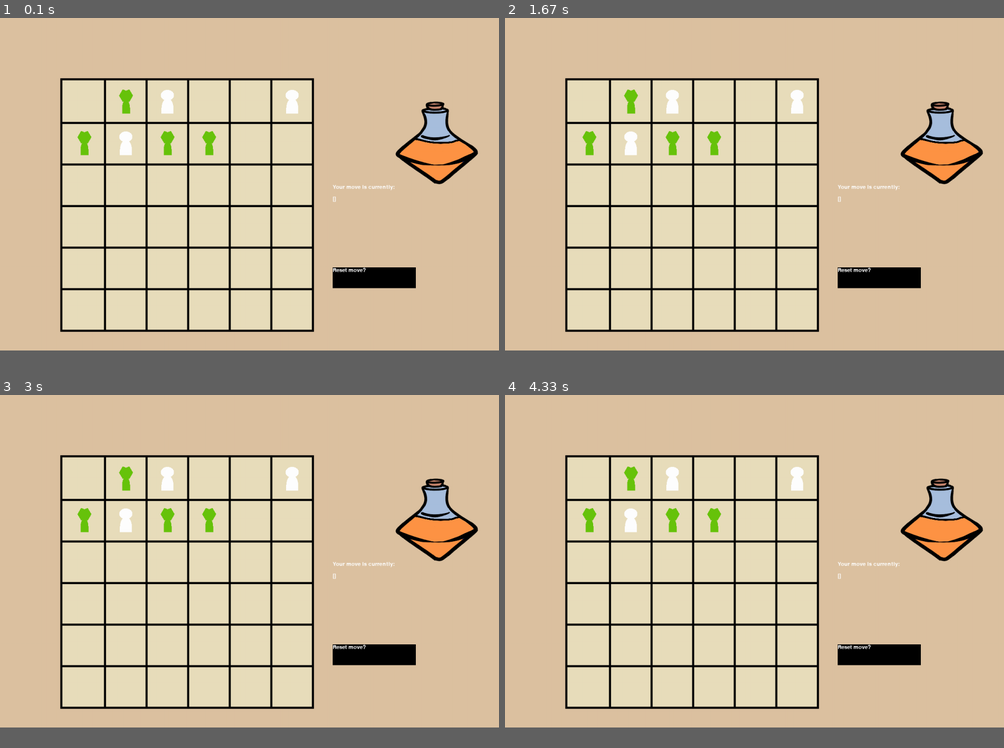
Above: before the commit, frames 1-4 (two rows, left to right).
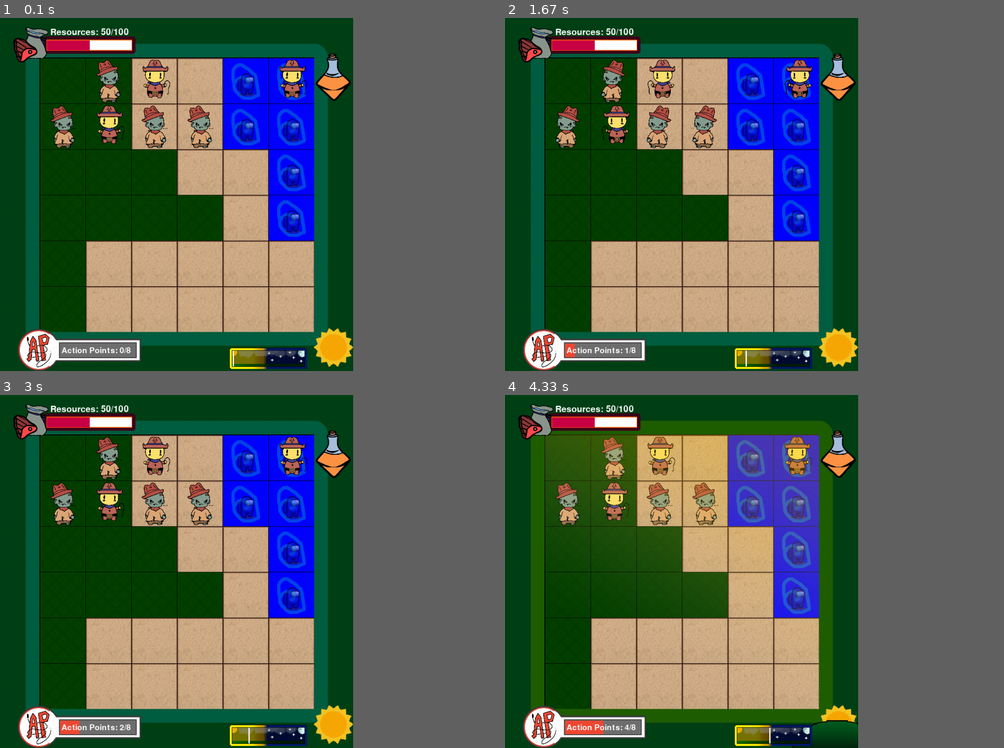
Above: after the commit, the same moments.

Repository: Czedros/Outbreak
Game: pygame game, started from SGAI_MK3/main.py
The game is run twice, just before and just after one commit, with the same random seed, the same clock (stepped at 60 frames per second) and the same inputs.
Inputs (mouse positions are in pixels of both pictures, inside the frame that each line leads up to):
- Up to frame 1 (0.1 s): no input
- Up to frame 2 (1.67 s): press the mouse at (839, 78) at 0.37 s; move the mouse to (704, 176) at 0.47 s; release the mouse at (569, 275) at 0.6 s; click (809, 318) at 0.72 s; click (599, 349) at 1.05 s, where only the run after the commit has a clickable "Action Points: 1/8"; click (839, 78) at 1.38 s
- Up to frame 3 (3 s): click (224, 529) at 1.72 s
- Up to frame 4 (4.33 s): click (604, 606) at 3.05 s; press the mouse at (604, 606) at 3.87 s; move the mouse to (614, 546) at 3.97 s; release the mouse at (624, 483) at 4.1 s; click (794, 638) at 4.22 s
In our replay, the window is 900x600 before the commit and 637x637 after it. These sizes can differ from the game's own. Grey fills any space a smaller window leaves; there, only what the larger window draws over its background counts as a difference.

The runs differ from the first frame. In frame 1, 71% of the frame differs, in the area x 0-96%, y 0-100%; in frame 2, 71%; in frame 3, 71%; in frame 4, 71%.

Commit message:
UI Update
Put my UI into the main game

Diff:
--- a/SGAI_MK3/Dylan.py
+++ b/SGAI_MK3/Dylan.py
@@ -37,72 +37,18 @@
     cellX = int(renderConstants.GRIDRECT.left + constants.LINE_WIDTH + (constants.LINE_WIDTH + renderConstants.CELLSIZE) * x + renderConstants.CELLOFF)
     cellY = int(renderConstants.GRIDRECT.top + constants.LINE_WIDTH + (constants.LINE_WIDTH + renderConstants.CELLSIZE) * y + renderConstants.CELLOFF)
     return (cellX, cellY)
-displayGrid = imageToGrid(r'Assets\\TestGrids\\TestGrid1.png')
+displayGrid = imageToGrid(r'Assets\\TestGrids\\TestGrid2.png')
 start = renderConstants.frame_time
 #######
 pygame.init()
 display_surface = pygame.display.set_mode((renderConstants.SIZE, renderConstants.SIZE))
 ctypes.windll.user32.SetProcessDPIAware()#If you're not using Windows, here's an L -> L :).
 pygame.display.set_caption("Sussy Baka") #Nice name - Hannah
-#######
-day = pygame.transform.scale(pygame.image.load(r'Assets\\UI\\Backgrounds\\SunBackground.png'), (renderConstants.SIZE, renderConstants.SIZE))
-noon = pygame.transform.scale(pygame.image.load(r'Assets\\UI\\Backgrounds\\SunDownBackground.png'), (renderConstants.SIZE, renderConstants.SIZE))
-night = pygame.transform.scale(pygame.image.load(r'Assets\\UI\\Backgrounds\\MoonBackground.png'), (renderConstants.SIZE, renderConstants.SIZE))
-dayProgressBarHeight = renderConstants.SIZE * 0.06
-dayProgress = pygame.image.load(r'Assets\\UI\\DayProgressBar.png')
-dayProgress = pygame.transform.scale(dayProgress, (dayProgress.get_width() / dayProgress.get_height() * dayProgressBarHeight, dayProgressBarHeight))
-dayProgressPos = (renderConstants.SIZE * (1 - 0.13) - dayProgress.get_width(), renderConstants.SIZE * (1 - 0.005) - dayProgress.get_height())
-dayProgressBorderSize = 0.13
-dayProgressBorderSize = (dayProgressBorderSize * dayProgress.get_height() / dayProgress.get_width(), dayProgressBorderSize)
-dayProgressRectWidth = 3
-dayProgressRectBounds = dayProgressBorderSize[0] * dayProgress.get_width()
-dayProgressRectBounds = (dayProgressPos[0] + dayProgressRectBounds + 1, dayProgressPos[0] + dayProgress.get_width() - dayProgressRectBounds - dayProgressRectWidth + 1)
-dayProgressRect = pygame.Rect(dayProgressRectBounds[1], dayProgressPos[1] + dayProgress.get_height() * dayProgressBorderSize[1] + 0.5, dayProgressRectWidth, dayProgress.get_height() * (1 - dayProgressBorderSize[1] * 2) + 0.5)
-#######
-resourceIcon = pygame.transform.scale(pygame.image.load(r'Assets\\UI\\ResourceIcon2.png'), (renderConstants.SIZE * 0.1, renderConstants.SIZE * 0.1))
-resourceBarHeight = resourceIcon.get_height() * 0.5
-resourceBar = pygame.image.load(r'Assets\\UI\\ResourceBar.png')
-resourceBar = pygame.transform.scale(resourceBar, (resourceBarHeight * resourceBar.get_width() / resourceBar.get_height(), resourceBarHeight))
-iconDist = renderConstants.SIZE * renderConstants.GRIDDIST - resourceIcon.get_height() * 0.75
-iconYOff = renderConstants.SIZE * 0.01
-resourceBarPos = (iconDist + resourceIcon.get_width() - renderConstants.SIZE * 0.015, iconDist + resourceIcon.get_height() * 0.75 - resourceBar.get_height() - iconYOff)
-resourceBorderSize = 0.23
-resourceRectBound = resourceBar.get_width() - resourceBar.get_height() * resourceBorderSize * 2 + 2
-resourceBarRect = pygame.Rect(resourceBarPos[0] + resourceBar.get_height() * resourceBorderSize, resourceBarPos[1] + resourceBar.get_height() * resourceBorderSize, resourceRectBound, resourceBar.get_height() * (1 - resourceBorderSize * 2) + 2)
-##
-resourceFont = pygame.font.Font('freesansbold.ttf', int(renderConstants.SIZE / 40))
-resourceText = resourceFont.render('Resources: sus', True, (255, 255, 255))
-resourceTextRect = resourceText.get_rect()
-resourceTextRect.left = resourceBarPos[0] + renderConstants.SIZE * 0.02
-resourceTextRect.top = resourceBarPos[1] - resourceTextRect.height
-#######
-apImageSize = 0.12
-apImage = pygame.image.load(r'Assets\\UI\\testap.png')
-apImage = pygame.transform.scale(apImage, (renderConstants.SIZE * apImageSize * apImage.get_width() / apImage.get_height(), renderConstants.SIZE * apImageSize));
-apImagePos = (renderConstants.SIZE * 0.05, renderConstants.SIZE - apImage.get_height())
-apBorderSize = (0.35, 0.345)
-apBarPos = (apImagePos[0] + apImage.get_width() * apBorderSize[0] - 1, apImagePos[1] + apImage.get_height() * apBorderSize[1] + 1)
-apRectBound = apImage.get_width() * (1 - apBorderSize[0] - 0.033)
-apBarRect = pygame.Rect(apBarPos[0], apBarPos[1], apRectBound, apImage.get_height() * (1 - apBorderSize[1] * 2) + 2)
-apFont = pygame.font.Font('freesansbold.ttf', int(apImage.get_width() / 15))
-apText = apFont.render('Action Points: sus', True, (255, 255, 255))
-apTextRect = apText.get_rect()
-apTextRect.left = apBarRect.left + apImage.get_width() * 0.01
-apTextRect.top  = apBarRect.top + (apBarRect.height - apTextRect.height) / 2
-#######
-healImageSize = 0.1 * renderConstants.SIZE
-healImage = pygame.image.load(r'Assets\\cure2.png')
-healImage = pygame.transform.scale(healImage, (healImageSize, healImageSize * healImage.get_height() / healImage.get_width()))
-healImagePos = (renderConstants.SIZE * (1 - renderConstants.GRIDDIST) + (renderConstants.GRIDDIST * renderConstants.SIZE - healImage.get_width()) / 2, renderConstants.SIZE * 0.1)
-#######
-humanImage = pygame.transform.scale(pygame.image.load(r'Assets\\Human Assets (Hannah Added)\\HumanNormal1.png'), (renderConstants.CELLSIZE, renderConstants.CELLSIZE))
-zombieImage = pygame.transform.scale(pygame.image.load(r'Assets\\Zombie Assets (Hannah Added)\\ZombieRoam1.png'), (renderConstants.CELLSIZE, renderConstants.CELLSIZE))
-#######
 resources = 0
 ap = 0
 turn = 0
 human = [4, 2, Animation(Animations.human.value)]
-zombies = [[12, 3, Animation(Animations.zombie.value)], [7, 11, Animation(Animations.zombie.value)], [3, 6, Animation(Animations.zombie.value   )]]
+zombies = [[3, 4, Animation(Animations.zombie.value)]]
 mainLoop = True
 while mainLoop:
     renderConstants.frame_time = time.process_time()
--- a/SGAI_MK3/PygameFunctions.py
+++ b/SGAI_MK3/PygameFunctions.py
@@ -1,17 +1,113 @@
 from typing import List, Tuple
 import pygame
 from constants import *
+import constants
 from Board import Board
-
-
+import renderConstants
+import ctypes
+import time
+from Cell import Cells
+from PIL import Image
+from Animation import Animations
+from Animation import Animation
+
+
+def imageToGrid(path):
+    im = Image.open(path, 'r').convert('RGB')
+    pix = list(im.getdata())
+    if(im.size[0] != constants.ROWS or im.size[1] != constants.ROWS):
+        raise Exception("Image isn't correct size, must be a " + str(constants.ROWS) + " by " + str(constants.ROWS) + " pixel image")
+    grid = []
+    for i in range(constants.ROWS):
+        grid.append([None] * constants.ROWS)
+    for x in range(constants.ROWS):
+        for y in range(constants.ROWS):
+            pixel = pix[x + y * constants.ROWS]
+            match pixel:
+                case (0, 255, 0):
+                    grid[y][x] = Cells.grass
+                    continue
+                case (255, 255, 0):
+                    grid[y][x] = Cells.sand
+                    continue
+                case (0, 0, 255):
+                    grid[y][x] = Cells.water
+                    continue
+                case _:
+                    grid[y][x] = Cells.nan
+                    continue
+    return grid
+def cellPosition(x, y):
+    cellX = int(renderConstants.GRIDRECT.left + constants.LINE_WIDTH + (constants.LINE_WIDTH + renderConstants.CELLSIZE) * x + renderConstants.CELLOFF)
+    cellY = int(renderConstants.GRIDRECT.top + constants.LINE_WIDTH + (constants.LINE_WIDTH + renderConstants.CELLSIZE) * y + renderConstants.CELLOFF)
+    return (cellX, cellY)
 # Initialize pygame
-screen = pygame.display.set_mode(GAME_WINDOW_DIMENSIONS)
-pygame.display.set_caption("Outbreak!")
-pygame.font.init()
-font = pygame.font.SysFont("Comic Sans", 20)
-screen.fill(BACKGROUND)
-
-
+pygame.init()
+display_surface = pygame.display.set_mode((renderConstants.SIZE, renderConstants.SIZE))
+ctypes.windll.user32.SetProcessDPIAware()#If you're not using Windows, here's an L -> L :).
+pygame.display.set_caption("Sussy Baka") #Nice name - Hannah
+
+# Initialize variables
+displayGrid = imageToGrid(r'Assets\\TestGrids\\TestGrid2.png')
+start = renderConstants.frame_time
+
+#######
+day = pygame.transform.scale(pygame.image.load(r'Assets\\UI\\Backgrounds\\SunBackground.png'), (renderConstants.SIZE, renderConstants.SIZE))
+noon = pygame.transform.scale(pygame.image.load(r'Assets\\UI\\Backgrounds\\SunDownBackground.png'), (renderConstants.SIZE, renderConstants.SIZE))
+night = pygame.transform.scale(pygame.image.load(r'Assets\\UI\\Backgrounds\\MoonBackground.png'), (renderConstants.SIZE, renderConstants.SIZE))
+dayProgressBarHeight = renderConstants.SIZE * 0.06
+dayProgress = pygame.image.load(r'Assets\\UI\\DayProgressBar.png')
+dayProgress = pygame.transform.scale(dayProgress, (dayProgress.get_width() / dayProgress.get_height() * dayProgressBarHeight, dayProgressBarHeight))
+dayProgressPos = (renderConstants.SIZE * (1 - 0.13) - dayProgress.get_width(), renderConstants.SIZE * (1 - 0.005) - dayProgress.get_height())
+dayProgressBorderSize = 0.13
+dayProgressBorderSize = (dayProgressBorderSize * dayProgress.get_height() / dayProgress.get_width(), dayProgressBorderSize)
+dayProgressRectWidth = 3
+dayProgressRectBounds = dayProgressBorderSize[0] * dayProgress.get_width()
+dayProgressRectBounds = (dayProgressPos[0] + dayProgressRectBounds + 1, dayProgressPos[0] + dayProgress.get_width() - dayProgressRectBounds - dayProgressRectWidth + 1)
+dayProgressRect = pygame.Rect(dayProgressRectBounds[1], dayProgressPos[1] + dayProgress.get_height() * dayProgressBorderSize[1] + 0.5, dayProgressRectWidth, dayProgress.get_height() * (1 - dayProgressBorderSize[1] * 2) + 0.5)
+#######
+resourceIcon = pygame.transform.scale(pygame.image.load(r'Assets\\UI\\ResourceIcon2.png'), (renderConstants.SIZE * 0.1, renderConstants.SIZE * 0.1))
+resourceBarHeight = resourceIcon.get_height() * 0.5
+resourceBar = pygame.image.load(r'Assets\\UI\\ResourceBar.png')
+resourceBar = pygame.transform.scale(resourceBar, (resourceBarHeight * resourceBar.get_width() / resourceBar.get_height(), resourceBarHeight))
+iconDist = renderConstants.SIZE * renderConstants.GRIDDIST - resourceIcon.get_height() * 0.75
+iconYOff = renderConstants.SIZE * 0.01
+resourceBarPos = (iconDist + resourceIcon.get_width() - renderConstants.SIZE * 0.015, iconDist + resourceIcon.get_height() * 0.75 - resourceBar.get_height() - iconYOff)
+resourceBorderSize = 0.23
+resourceRectBound = resourceBar.get_width() - resourceBar.get_height() * resourceBorderSize * 2 + 2
+resourceBarRect = pygame.Rect(resourceBarPos[0] + resourceBar.get_height() * resourceBorderSize, resourceBarPos[1] + resourceBar.get_height() * resourceBorderSize, resourceRectBound, resourceBar.get_height() * (1 - resourceBorderSize * 2) + 2)
+##
+resourceFont = pygame.font.Font('freesansbold.ttf', int(renderConstants.SIZE / 40))
+resourceText = resourceFont.render('Resources: sus', True, (255, 255, 255))
+resourceTextRect = resourceText.get_rect()
+resourceTextRect.left = resourceBarPos[0] + renderConstants.SIZE * 0.02
+resourceTextRect.top = resourceBarPos[1] - resourceTextRect.height
+#######
+apImageSize = 0.12
+apImage = pygame.image.load(r'Assets\\UI\\testap.png')
+apImage = pygame.transform.scale(apImage, (renderConstants.SIZE * apImageSize * apImage.get_width() / apImage.get_height(), renderConstants.SIZE * apImageSize));
+apImagePos = (renderConstants.SIZE * 0.05, renderConstants.SIZE - apImage.get_height())
+apBorderSize = (0.35, 0.345)
+apBarPos = (apImagePos[0] + apImage.get_width() * apBorderSize[0] - 1, apImagePos[1] + apImage.get_height() * apBorderSize[1] + 1)
+apRectBound = apImage.get_width() * (1 - apBorderSize[0] - 0.033)
+apBarRect = pygame.Rect(apBarPos[0], apBarPos[1], apRectBound, apImage.get_height() * (1 - apBorderSize[1] * 2) + 2)
+apFont = pygame.font.Font('freesansbold.ttf', int(apImage.get_width() / 15))
+apText = apFont.render('Action Points: sus', True, (255, 255, 255))
+apTextRect = apText.get_rect()
+apTextRect.left = apBarRect.left + apImage.get_width() * 0.01
+apTextRect.top  = apBarRect.top + (apBarRect.height - apTextRect.height) / 2
+#######
+healImageSize = 0.1 * renderConstants.SIZE
+healImage = pygame.image.load(r'Assets\\cure2.png')
+healImage = pygame.transform.scale(healImage, (healImageSize, healImageSize * healImage.get_height() / healImage.get_width()))
+healImagePos = (renderConstants.SIZE * (1 - renderConstants.GRIDDIST) + (renderConstants.GRIDDIST * renderConstants.SIZE - healImage.get_width()) / 2, renderConstants.SIZE * 0.1)
+#######
+humanImage = pygame.transform.scale(pygame.image.load(r'Assets\\Human Assets (Hannah Added)\\HumanNormal1.png'), (renderConstants.CELLSIZE, renderConstants.CELLSIZE))
+zombieImage = pygame.transform.scale(pygame.image.load(r'Assets\\Zombie Assets (Hannah Added)\\ZombieRoam1.png'), (renderConstants.CELLSIZE, renderConstants.CELLSIZE))
+#######
+humanAnim = Animation(Animations.human.value)
+zombieAnim = Animation(Animations.zombie.value)
+#######
 def get_action(GameBoard: Board, pixel_x: int, pixel_y: int):
     """
     Get the action that the click represents.
@@ -19,64 +115,110 @@
     Else, returns the board coordinates of the click (board_x, board_y) if valid
     Return None otherwise
     """
-    # Check if the user clicked on the "heal" or "bite" icon, return "heal" or "bite" if so
-    heal_bite_check = (
-        pixel_x >= CURE_BITE_COORDS[0]
-        and pixel_x <= CURE_BITE_COORDS[0] + CURE_BITE_DIMS[0]
-        and pixel_y >= CURE_BITE_COORDS[1]
-        and pixel_y <= CURE_BITE_COORDS[1] + CURE_BITE_DIMS[1]
-    )
-    reset_move_check = (
-        pixel_x >= RESET_MOVE_COORDS[0]
-        and pixel_x <= RESET_MOVE_COORDS[0] + RESET_MOVE_DIMS[0]
-        and pixel_y >= RESET_MOVE_COORDS[1]
-        and pixel_y <= RESET_MOVE_COORDS[1] + RESET_MOVE_DIMS[1]
-    )
-    board_x = int((pixel_x - MARGIN) / CELL_DIMENSIONS[0])
-    board_y = int((pixel_y - MARGIN) / CELL_DIMENSIONS[1])
-    move_check = (
-        board_x >= 0
-        and board_x < GameBoard.columns
-        and board_y >= 0
-        and board_y < GameBoard.rows
-    )
-
-    if heal_bite_check:
-        if GameBoard.player_role == "Government":
-            return "heal"
-        return "bite"
-    elif reset_move_check:
-        return "reset move"
-    elif move_check:
-        return board_x, board_y
-    return None
-
+    clickPos = [pixel_x, pixel_y]
+    healClickPos = (clickPos[0] - healImagePos[0], clickPos[1] - healImagePos[1])
+    if(healClickPos[0] >= 0 and healClickPos[0] <= healImage.get_width() and healClickPos[1] >= 0 and healClickPos[1] <= healImage.get_height()):
+        return "heal"
+    if(clickPos[0] < renderConstants.GRIDRECT.left or clickPos[1] < renderConstants.GRIDRECT.top or clickPos[0] > renderConstants.GRIDRECT.right or clickPos[1] > renderConstants.GRIDRECT.bottom):
+        return None
+    clickOff = renderConstants.GRIDRECT.left + constants.LINE_WIDTH + renderConstants.CELLOFF
+    clickPos[0] -= clickOff
+    clickPos[1] -= clickOff
+    gridPos = (int(clickPos[0] / (constants.LINE_WIDTH + renderConstants.CELLSIZE)), int(clickPos[1] / (constants.LINE_WIDTH + renderConstants.CELLSIZE)))
+    return gridPos[0], gridPos[1]
+    #reset_move_check = (
+    #    pixel_x >= RESET_MOVE_COORDS[0]
+    #    and pixel_x <= RESET_MOVE_COORDS[0] + RESET_MOVE_DIMS[0]
+    #    and pixel_y >= RESET_MOVE_COORDS[1]
+    #    and pixel_y <= RESET_MOVE_COORDS[1] + RESET_MOVE_DIMS[1]
+    #)
+    #return "reset move"
 
 def run(GameBoard: Board):
-    """
-    Draw the screen and return any events.
-    """
-    screen.fill(BACKGROUND)
-    build_grid(GameBoard)  # Draw the grid
-    # Draw the heal icon
-    if GameBoard.player_role == "Government":
-        display_image(screen, "Assets/cure2.png", CURE_BITE_DIMS, CURE_BITE_COORDS)
+    global zombieAnim
+    global humanAnim
+    renderConstants.frame_time = time.process_time()
+    turn = int((renderConstants.frame_time - start))
+    ap = int((renderConstants.frame_time - start) % (GameBoard.resources[0].maxValue + 1))
+    resources = min(50, GameBoard.resources[2].maxValue)
+    display_surface.fill((0, 0, 0))
+    #######
+    for x in range(constants.ROWS):
+        cellX = int(renderConstants.GRIDRECT.left + constants.LINE_WIDTH + (constants.LINE_WIDTH + renderConstants.CELLSIZE) * x + renderConstants.CELLOFF)
+        for y in range(constants.ROWS):
+            cellY = int(renderConstants.GRIDRECT.top + constants.LINE_WIDTH + (constants.LINE_WIDTH + renderConstants.CELLSIZE) * y + renderConstants.CELLOFF)
+            display_surface.blit(displayGrid[y][x].value.image, (cellX, cellY))
+    #######
+    for i in range(constants.ROWS * constants.ROWS):
+        state = GameBoard.States[i]
+        if state.person != None:
+            coord = GameBoard.toCoord(i)
+            if state.person.isZombie:
+                zombieAnim = zombieAnim.getNextAnimation()
+                display_surface.blit(zombieAnim.getImage(), cellPosition(coord[0], coord[1]))
+            else:
+                humanAnim = humanAnim.getNextAnimation()
+                display_surface.blit(humanAnim.getImage(), cellPosition(coord[0], coord[1]))
+    #######
+    if(turn % renderConstants.CYCLELEN < renderConstants.CYCLELEN/2):
+        if(turn % renderConstants.CYCLELEN > renderConstants.CYCLELEN/2 - 1 - renderConstants.NOONLENGTH):
+            display_surface.blit(noon, (0, 0))
+        else:
+            display_surface.blit(day, (0, 0))
     else:
-        display_image(screen, "Assets/bite.png", CURE_BITE_DIMS, CURE_BITE_COORDS)
-    display_people(GameBoard)
-    display_reset_move_button()
+        display_surface.blit(night, (0, 0))
+    #######
+    display_surface.blit(dayProgress, dayProgressPos)
+    ratio = (turn % (renderConstants.CYCLELEN)) / (renderConstants.CYCLELEN - 1)
+    dayProgressRect.left = dayProgressRectBounds[0] * (1 - ratio) + dayProgressRectBounds[1] * ratio
+    pygame.draw.rect(display_surface, (255, 255, 255), dayProgressRect)
+    #######
+    display_surface.blit(resourceBar, resourceBarPos)
+    display_surface.blit(resourceIcon, (iconDist, iconDist - iconYOff))
+    resourceBarRect.width = resourceRectBound * resources / GameBoard.resources[2].maxValue
+    pygame.draw.rect(display_surface, (202, 0, 69), resourceBarRect)
+    resourceText = resourceFont.render('Resources: ' + str(int(resources)) + "/" + str(GameBoard.resources[2].maxValue), True, (255, 255, 255))
+    display_surface.blit(resourceText, resourceTextRect)
+    #######
+    display_surface.blit(apImage, apImagePos)
+    apBarRect.width = apRectBound * ap / GameBoard.resources[0].maxValue
+    pygame.draw.rect(display_surface, (239, 73, 52), apBarRect)
+    apText = apFont.render('Action Points: ' + str(ap) + "/" + str(GameBoard.resources[0].maxValue), True, (255, 255, 255))
+    display_surface.blit(apText, apTextRect)
+    #######
+    display_surface.blit(healImage, healImagePos)
+    #######
+    #for event in pygame.event.get():
+    #    if event.type == pygame.QUIT:
+    #        mainLoop = False
+    #    elif event.type == pygame.MOUSEBUTTONUP:
+    #        clickPos = pygame.mouse.get_pos()
+    #        healClickPos = (clickPos[0] - healImagePos[0], clickPos[1] - healImagePos[1])
+    #        if(healClickPos[0] >= 0 and healClickPos[0] <= healImage.get_width() and healClickPos[1] >= 0 and healClickPos[1] <= healImage.get_height()):
+    #            print("Heal")
+    #            continue
+    #        if(clickPos[0] < renderConstants.GRIDRECT.left or clickPos[1] < renderConstants.GRIDRECT.top or clickPos[0] > renderConstants.GRIDRECT.right or clickPos[1] > renderConstants.GRIDRECT.bottom):
+    #            continue
+    #        clickOff = renderConstants.GRIDRECT.left + constants.LINE_WIDTH + renderConstants.CELLOFF
+    #        clickPos = [clickPos[0], clickPos[1]]
+    #        clickPos[0] -= clickOff
+    #        clickPos[1] -= clickOff
+    #        gridPos = (int(clickPos[0] / (constants.LINE_WIDTH + renderConstants.CELLSIZE)), int(clickPos[1] / (constants.LINE_WIDTH + renderConstants.CELLSIZE)))
+    #        print("Clicked: " + str(gridPos))
+    pygame.display.update()
     return pygame.event.get()
 
 
 def display_reset_move_button():
-    rect = pygame.Rect(
-        RESET_MOVE_COORDS[0],
-        RESET_MOVE_COORDS[1],
-        RESET_MOVE_DIMS[0],
-        RESET_MOVE_DIMS[1],
-    )
-    pygame.draw.rect(screen, BLACK, rect)
-    screen.blit(font.render("Reset move?", True, WHITE), RESET_MOVE_COORDS)
+    #rect = pygame.Rect(
+    #    RESET_MOVE_COORDS[0],
+    #    RESET_MOVE_COORDS[1],
+    #    RESET_MOVE_DIMS[0],
+    #    RESET_MOVE_DIMS[1],
+    #)
+    #pygame.draw.rect(screen, BLACK, rect)
+    #screen.blit(font.render("Reset move?", True, WHITE), RESET_MOVE_COORDS)
+    a=1
 
 
 def display_image(
@@ -88,9 +230,10 @@
     """
     Draw an image on the screen at the indicated position.
     """
-    v = pygame.image.load(itemStr).convert_alpha()
-    v = pygame.transform.scale(v, dimensions)
-    screen.blit(v, position)
+    #v = pygame.image.load(itemStr).convert_alpha()
+    #v = pygame.transform.scale(v, dimensions)
+    #screen.blit(v, position)
+    a=1
 
 
 def build_grid(GameBoard: Board):
@@ -183,26 +326,27 @@
 
 def display_cur_move(cur_move: List):
     # Display the current action
-    screen.blit(
-        font.render("Your move is currently:", True, WHITE),
-        CUR_MOVE_COORDS,
-    )
-    screen.blit(
-        font.render(f"{cur_move}", True, WHITE),
-        (
-            CUR_MOVE_COORDS[0],
-            CUR_MOVE_COORDS[1] + font.size("Your move is currently:")[1] * 2,
-        ),
-    )
+    #screen.blit(
+    #    font.render("Your move is currently:", True, WHITE),
+    #    CUR_MOVE_COORDS,
+    #)
+    #screen.blit(
+    #    font.render(f"{cur_move}", True, WHITE),
+    #    (
+    #        CUR_MOVE_COORDS[0],
+    #        CUR_MOVE_COORDS[1] + font.size("Your move is currently:")[1] * 2,
+    #    ),
+    #)
+    a=1
 
 
 def display_win_screen():
-    screen.fill(BACKGROUND)
-    screen.blit(
+    display_surface.fill(BACKGROUND)
+    display_surface.blit(
         font.render("You win!", True, WHITE),
         (500, 350),
     )
-    screen.blit(
+    display_surface.blit(
         font.render("There were no possible moves for the computer.", True, WHITE),
         (500, 400),
     )
@@ -216,12 +360,12 @@
 
 
 def display_lose_screen():
-    screen.fill(BACKGROUND)
-    screen.blit(
+    display_surface.fill(BACKGROUND)
+    display_surface.blit(
         font.render("You lose!", True, WHITE),
         (500, 350),
     )
-    screen.blit(
+    display_surface.blit(
         font.render("You had no possible moves...", True, WHITE),
         (500, 400),
     )
--- a/SGAI_MK3/constants.py
+++ b/SGAI_MK3/constants.py
@@ -18,7 +18,6 @@
     "person_vax.png",
     "person_zombie.png",
 ]
-GAME_WINDOW_DIMENSIONS = (1200, 800)
 RESET_MOVE_COORDS = (800, 600)
 RESET_MOVE_DIMS = (200, 50)
 CURE_BITE_COORDS = (950, 200)
--- a/SGAI_MK3/main.py
+++ b/SGAI_MK3/main.py
@@ -1,8 +1,11 @@
+from asyncio import constants
 import pygame
 from Board import Board
 import PygameFunctions as PF
 import random as rd
 from constants import *
+import time
+import renderConstants
 
 SELF_PLAY = True  # whether or not a human will be playing
 player_role = "Government"  # Valid options are "Government" and "Zombie"
@@ -23,7 +26,6 @@
 running = True
 take_action = []
 playerMoved = False
-
 while running:
     P = PF.run(GameBoard)
 
@@ -124,7 +126,6 @@
 
         # Update the display
         pygame.display.update()
-        pygame.time.wait(75)
 
     else:
         if epochs_ran % 100 == 0:
--- a/SGAI_MK3/renderConstants.py
+++ b/SGAI_MK3/renderConstants.py
@@ -2,7 +2,6 @@
 import constants
 import time
 #Don't want to make edit in main filec
-constants.ROWS = 13
 constants.LINE_WIDTH = 1
 ###
 CYCLELEN = 10
Binary file added: SGAI_MK3/Assets/TestGrids/TestGrid2.png
